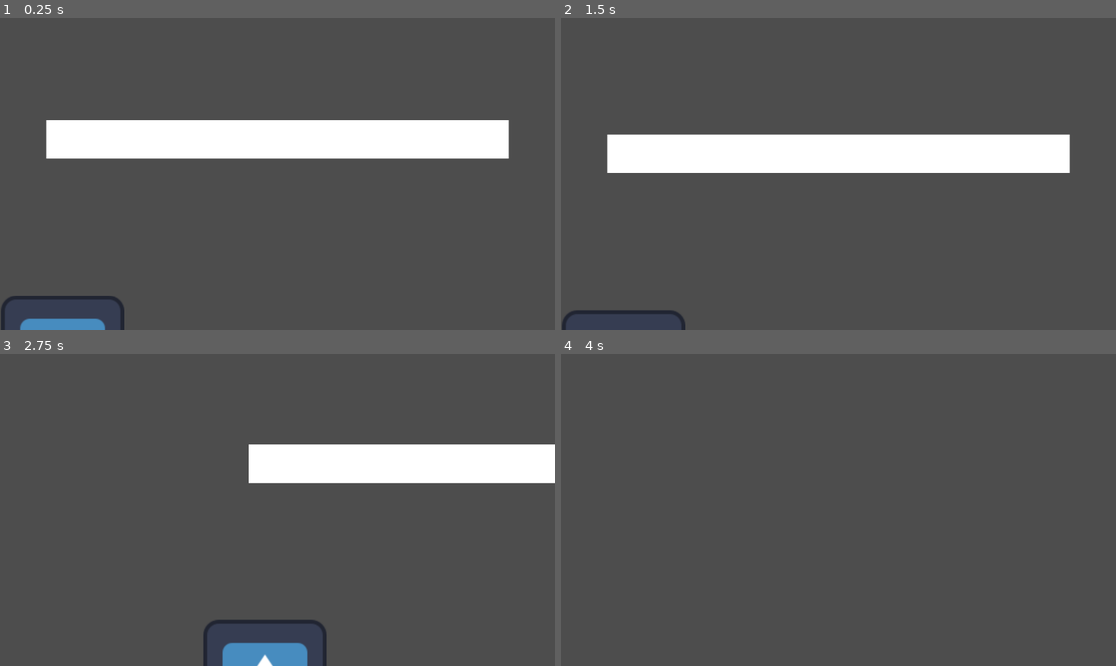
Above: before the commit, frames 1-4 (two rows, left to right).
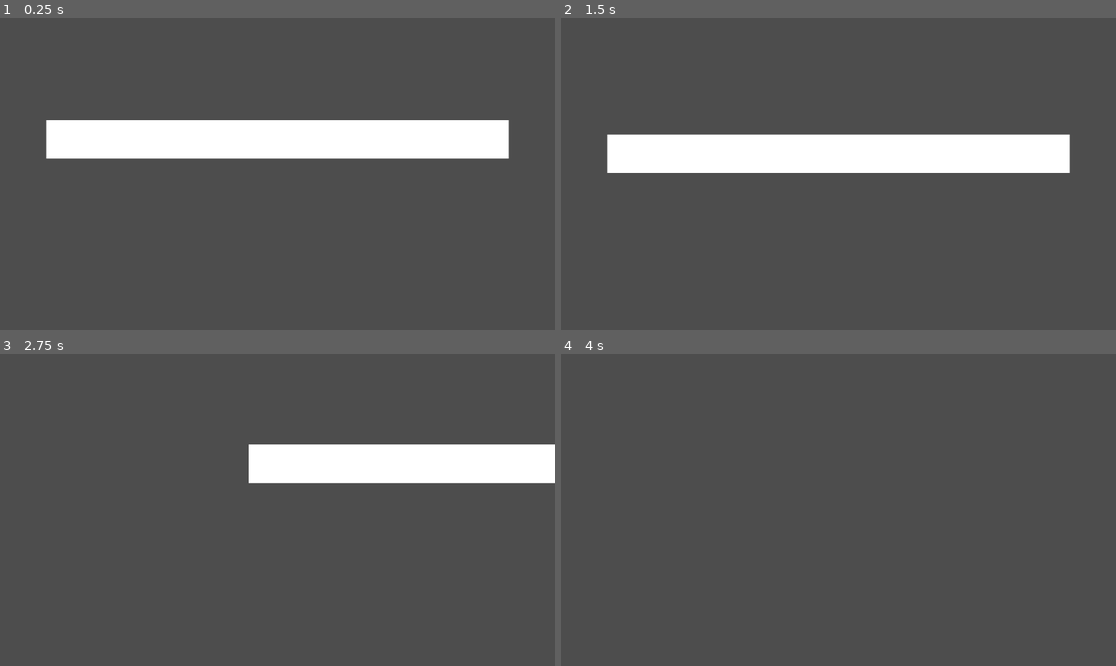
Above: after the commit, the same moments.

Repository: antonin-tarrade/SausageSerenity
Game: Godot game, scene res://Scenes/main_test_chien.tscn
The game is run twice, just before and just after one commit, with the same random seed, the same clock (stepped at 60 frames per second) and the same inputs. This scene is started directly instead of the project's main scene. The engine's default icon, where the game draws it, is replaced by a stand-in: a white triangle on a blue panel in a dark square.
Inputs:
- Up to frame 1 (0.25 s): no input
- Up to frame 2 (1.5 s): tap Enter at 0.5 s; hold W (charger) 0.53-1.28 s; hold Up (ui_up) from 0.53 s (still down); tap Space at 1.25 s; tap Q (extend) at 1.35 s
- Up to frame 3 (2.75 s): tap Enter at 2 s; release Up (ui_up) at 2.03 s; hold Left (ui_left) from 2.03 s (still down); hold E (interact) from 2.03 s (still down)
- Up to frame 4 (4 s): release E (interact) at 2.78 s; tap W (charger) at 2.85 s; release Left (ui_left) at 3.53 s; hold Down (ui_down) from 3.53 s (still down); hold Q (extend) from 3.53 s (still down)

The runs differ from the first frame. In frame 1, 1.0% of the frame differs, in the area x 0-23%, y 89-100%; in frame 2, 0.4%; in frame 3, 1.6%, in the area x 36-59%, y 85-100%; in frame 4, nothing differs.
Error before the commit: Invalid assignment of property or key 'position' with value of type 'Nil' on a base object of type 'CollisionShape2D'. (res://Scripts/Objet.gd:69)
Error after the commit: Invalid assignment of property or key 'objetsnode' with value of type 'Node2D' on a base object of type 'null instance'. (res://Scripts/Objet.gd:33)

Commit message:
vases et assiettes

Diff:
--- a/Objets/Lampe.tres
+++ b/Objets/Lampe.tres
@@ -1,16 +1,23 @@
-[gd_resource type="Resource" script_class="Item" load_steps=4 format=3 uid="uid://bpikq63w51jpy"]
+[gd_resource type="Resource" script_class="Item" load_steps=7 format=3 uid="uid://bpikq63w51jpy"]
 
-[ext_resource type="Texture2D" uid="uid://b04ah1lbkvhin" path="res://icon.svg" id="1_3vhli"]
+[ext_resource type="Texture2D" uid="uid://bf3w7yren34t5" path="res://TilesObjets/tile005.png" id="1_mauvw"]
 [ext_resource type="Script" path="res://ObjectData.gd" id="1_s8bnj"]
+[ext_resource type="Texture2D" uid="uid://bgeckidf1uh71" path="res://TilesObjets/destroyed/tile001.png" id="2_6puc8"]
+[ext_resource type="Texture2D" uid="uid://cp0bv7xlmriu4" path="res://TilesObjets/destroyed/tile004.png" id="3_etj6y"]
+[ext_resource type="Texture2D" uid="uid://qnwp03jei7x7" path="res://TilesObjets/destroyed/tile007.png" id="4_xwwg1"]
 
-[sub_resource type="CircleShape2D" id="CircleShape2D_q1rdd"]
+[sub_resource type="RectangleShape2D" id="RectangleShape2D_2xyqs"]
+size = Vector2(15, 9)
 
 [resource]
 script = ExtResource("1_s8bnj")
 id = "lampe"
-icon = ExtResource("1_3vhli")
+icon = ExtResource("1_mauvw")
 isTakable = true
 isPushable = true
 isDestroyable = true
-collisionShape = SubResource("CircleShape2D_q1rdd")
-positionShape = null
+collisionShape = SubResource("RectangleShape2D_2xyqs")
+positionShape = Vector2(0, 4)
+icon_destroyed_1 = ExtResource("2_6puc8")
+icon_destroyed_2 = ExtResource("3_etj6y")
+icon_destroyed_3 = ExtResource("4_xwwg1")
--- /dev/null
+++ b/Objets/assiette.tres
@@ -0,0 +1,13 @@
+[gd_resource type="Resource" script_class="Item" load_steps=3 format=3 uid="uid://crciv1bx367bn"]
+
+[ext_resource type="Texture2D" uid="uid://bf3w7yren34t5" path="res://TilesObjets/tile005.png" id="1_a81r7"]
+[ext_resource type="Script" path="res://ObjectData.gd" id="1_vnj14"]
+
+[resource]
+script = ExtResource("1_vnj14")
+id = "tout_casser"
+icon = ExtResource("1_a81r7")
+isTakable = false
+isPushable = true
+isDestroyable = true
+positionShape = Vector2(0, 0)
--- /dev/null
+++ b/Objets/vase.tres
@@ -0,0 +1,24 @@
+[gd_resource type="Resource" script_class="Item" load_steps=7 format=3 uid="uid://cg0bf4y3cw058"]
+
+[ext_resource type="Texture2D" uid="uid://cg7joo7ul60b1" path="res://TilesObjets/tile003.png" id="1_3v0fs"]
+[ext_resource type="Script" path="res://ObjectData.gd" id="1_y5tm8"]
+[ext_resource type="Texture2D" uid="uid://ffetsmt55vgg" path="res://TilesObjets/destroyed/tile002.png" id="2_tkv7w"]
+[ext_resource type="Texture2D" uid="uid://cxpd6sd5k2i0s" path="res://TilesObjets/destroyed/tile005.png" id="3_dt5wk"]
+[ext_resource type="Texture2D" uid="uid://8nw67b5gsnqp" path="res://TilesObjets/destroyed/tile008.png" id="4_jd4b7"]
+
+[sub_resource type="CapsuleShape2D" id="CapsuleShape2D_xx220"]
+radius = 4.0
+height = 12.0
+
+[resource]
+script = ExtResource("1_y5tm8")
+id = "vase"
+icon = ExtResource("1_3v0fs")
+isTakable = false
+isPushable = false
+isDestroyable = true
+collisionShape = SubResource("CapsuleShape2D_xx220")
+positionShape = Vector2(0, 2)
+icon_destroyed_1 = ExtResource("2_tkv7w")
+icon_destroyed_2 = ExtResource("3_dt5wk")
+icon_destroyed_3 = ExtResource("4_jd4b7")
--- a/Scenes/main.tscn
+++ b/Scenes/main.tscn
@@ -29,6 +29,7 @@
 [ext_resource type="Resource" uid="uid://da10lg50pthc2" path="res://Objets/chat.tres" id="15_dp5sx"]
 [ext_resource type="Script" path="res://Scripts/Missions/Mission_cle.gd" id="16_amrmr"]
 [ext_resource type="Texture2D" uid="uid://jofrn3os448d" path="res://TilesObjets/tile000.png" id="16_eljw5"]
+[ext_resource type="Resource" uid="uid://cg0bf4y3cw058" path="res://Objets/vase.tres" id="16_tu7k8"]
 [ext_resource type="Resource" uid="uid://bc204q5dfonii" path="res://Objets/douche.tres" id="16_vkrxl"]
 [ext_resource type="Script" path="res://Scripts/Missions/Mission_ballon_appart.gd" id="17_lvmad"]
 [ext_resource type="Script" path="res://Scripts/Missions/Mission_douche.gd" id="18_oge4c"]
@@ -144,8 +145,8 @@
 position = Vector2(1072, 417)
 iteminfo = ExtResource("7_hsa44")
 
-[node name="Verre" parent="Objets" instance=ExtResource("4_40vl5")]
-position = Vector2(1486, 584)
+[node name="Verre1" parent="Objets" instance=ExtResource("4_40vl5")]
+position = Vector2(1441, 584)
 iteminfo = ExtResource("9_dbj6m")
 
 [node name="Rose" parent="Objets" instance=ExtResource("4_40vl5")]
@@ -171,6 +172,28 @@
 [node name="Douche" parent="Objets" instance=ExtResource("4_40vl5")]
 position = Vector2(900, 423)
 iteminfo = ExtResource("16_vkrxl")
+
+[node name="Assiette1" parent="Objets" instance=ExtResource("4_40vl5")]
+position = Vector2(1440, 548)
+
+[node name="Assiette2" parent="Objets" instance=ExtResource("4_40vl5")]
+position = Vector2(1647, 549)
+
+[node name="Verre2" parent="Objets" instance=ExtResource("4_40vl5")]
+position = Vector2(1648, 584)
+iteminfo = ExtResource("9_dbj6m")
+
+[node name="Vase1" parent="Objets" instance=ExtResource("4_40vl5")]
+position = Vector2(1480, 791)
+iteminfo = ExtResource("16_tu7k8")
+
+[node name="Vase2" parent="Objets" instance=ExtResource("4_40vl5")]
+position = Vector2(1486, 599)
+iteminfo = ExtResource("16_tu7k8")
+
+[node name="Vase3" parent="Objets" instance=ExtResource("4_40vl5")]
+position = Vector2(1595, 600)
+iteminfo = ExtResource("16_tu7k8")
 
 [node name="Personnages" type="Node2D" parent="."]
 
Not shown: 1 places in Scenes/main.tscn that only renumber resources
Not shown: 1 places in Scenes/objet.tscn that only renumber resources
